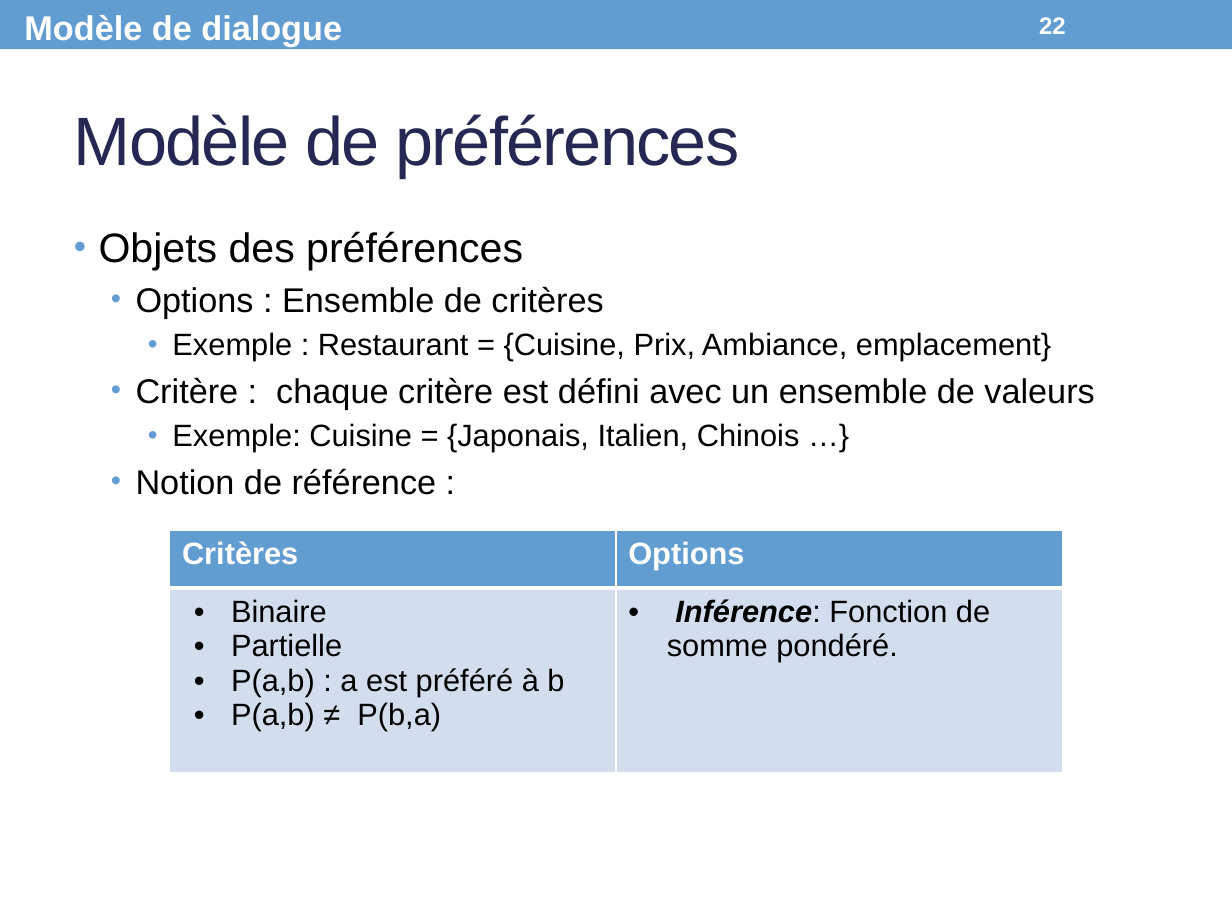
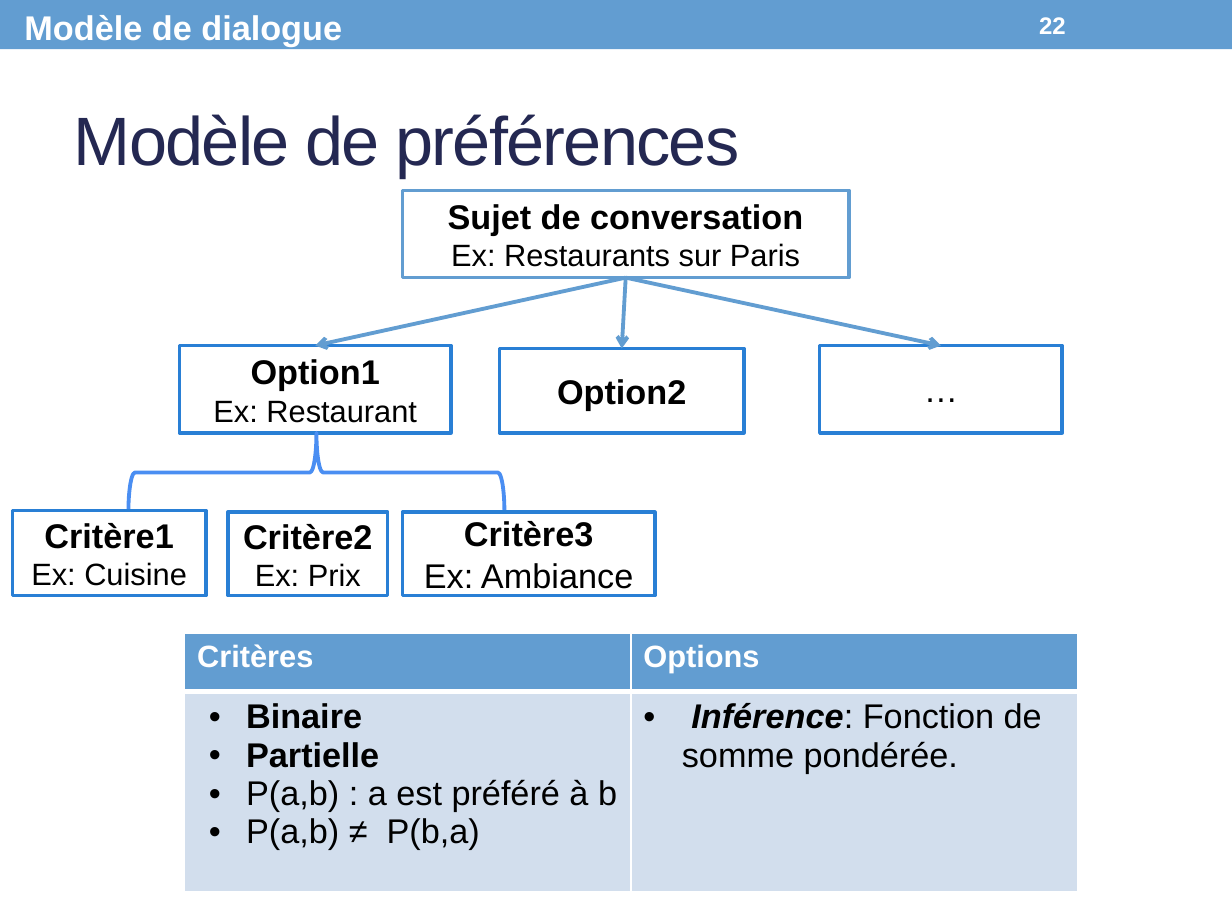
Before and after one commit to Olydia/Discolog, a slide deck: slide 22 of papers/Presentations/CPU_Presentation.pptx. Drawn at 1232x924 pixels with LibreOffice and Linux fonts; fonts in the diff are those of the drawing. Boxes give left, top, right and bottom in pixels: in the first picture for what was removed or moved away, otherwise in the second. Text is boxed around its words. In the diff, an @@ line names an element or a change of style, - is before the commit and + after.

```diff
--- a/papers/Presentations/CPU_Presentation.pptx
+++ b/papers/Presentations/CPU_Presentation.pptx
@@ rectangle added at <box>403,191,849,278</box>, fill #FFFFFF, outline #629DD1 2.08 pt, 18 pt, text #000000 @@
+Sujet de conversation
+Ex: Restaurants sur Paris
@@ text removed at <box>99,231,1094,495</box> @@
-• Objets des préférences
-  • Options : Ensemble de critères
-    • Exemple : Restaurant = {Cuisine, Prix, Ambiance, emplacement}
-  • Critère : chaque critère est défini avec un ensemble de valeurs
-    • Exemple: Cuisine = {Japonais, Italien, Chinois …}
-  • Notion de référence :
@@ arrow added from (626, 277) to (315, 346), #629DD1 2.25 pt @@
@@ arrow added from (626, 277) to (622, 349), #629DD1 2.25 pt @@
@@ arrow added from (626, 277) to (941, 346), #629DD1 2.25 pt @@
@@ rectangle added at <box>180,346,451,434</box>, fill #FFFFFF, outline #297FD5 2.08 pt, 18 pt, text #000000 @@
+Option1
+Ex: Restaurant
@@ rectangle added at <box>500,349,744,434</box>, fill #FFFFFF, outline #297FD5 2.08 pt, 20 pt, text #000000, bold @@
+Option2
@@ rectangle added at <box>819,346,1062,434</box>, fill #FFFFFF, outline #297FD5 2.08 pt, 20 pt, text #000000 @@
+…
@@ group added at <box>12,433,655,596</box>: 3 rectangles, 1 left brace @@
+Critère1
+Ex: Cuisine
+Critère2
+Ex: Prix
+Critère3
+Ex: Ambiance
@@ table at <box>185,633,1077,906</box> @@
-row 2, column 2: Inférence: Fonction de somme pondéré.
+row 2, column 2: Inférence: Fonction de somme pondérée.
@@ size 18 to 20 pt in "Binaire", "Partielle", "P(a,b) : a est préféré à b", "P(a,b) ≠ P(b,a)" @@
@@ bold on in "Binaire", "Partielle" @@
@@ table: place and size @@
-table at <box>170,530,1062,785</box>
+table at <box>185,633,1077,906</box>
```
Also in this commit, not shown: 11 other slides changed.
